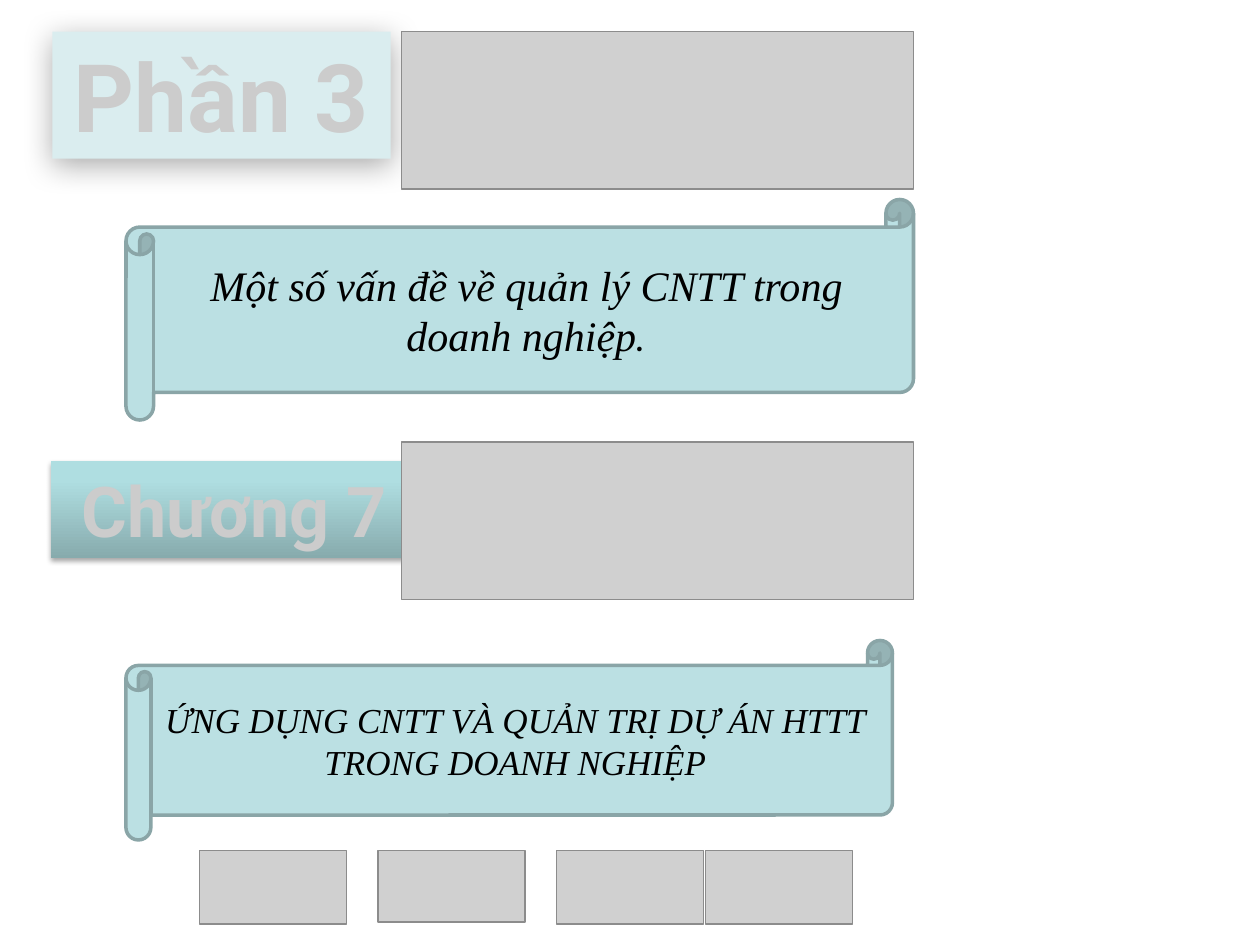
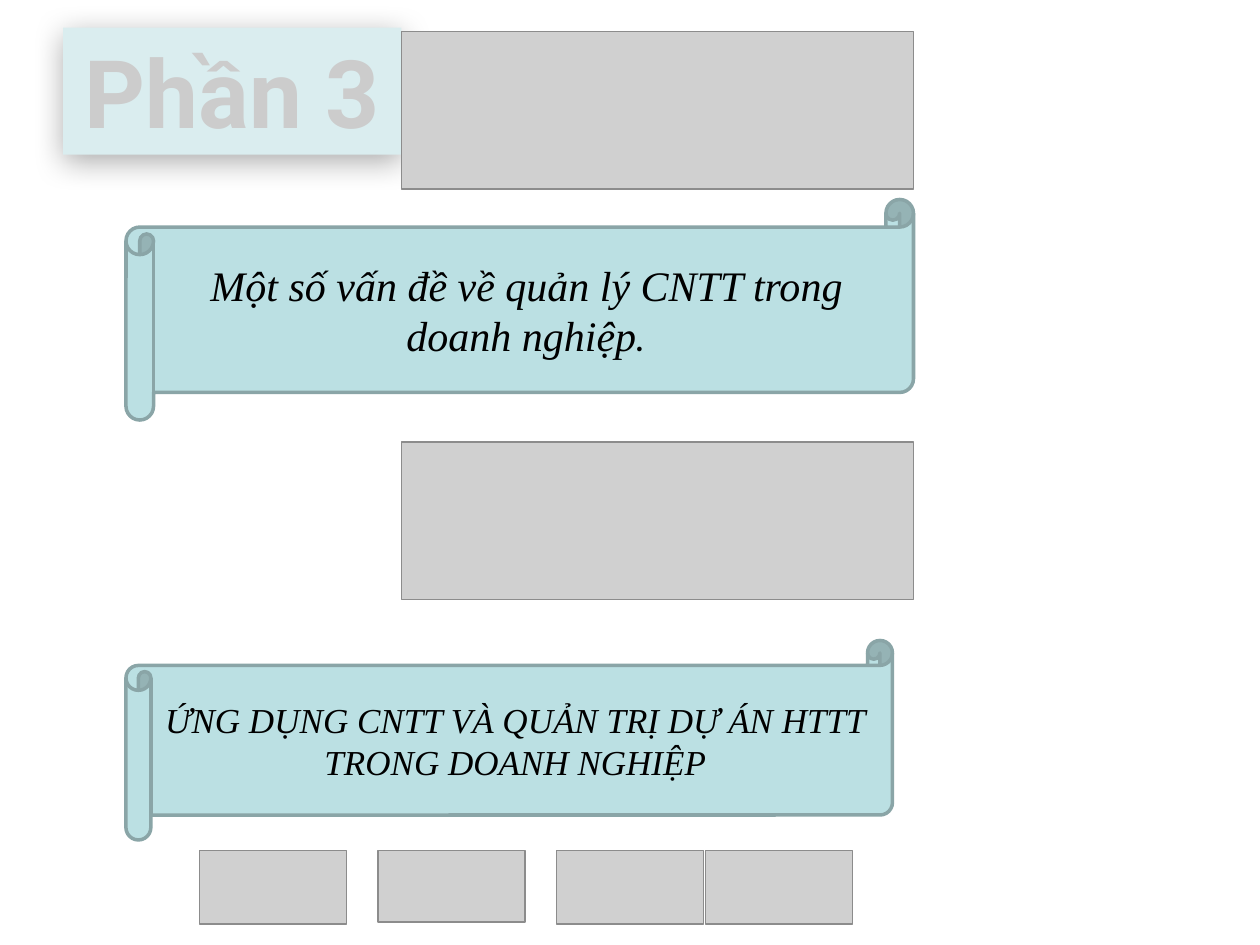
Before and after one commit to ngcdai/phattrienungdungweb, a slide deck: slide 29 of fullkoche.pptx (slide 20 before the commit). Drawn at 1260x945 pixels with LibreOffice and Linux fonts; fonts in the diff are those of the drawing; grey boxes stand for pictures; background and template pictures are left out. Boxes give left, top, right and bottom in pixels: in the first picture for what was removed or moved away, otherwise in the second. Text is boxed around its words. In the diff, an @@ line names an element or a change of style, - is before the commit and + after.

```diff
--- a/fullkoche.pptx
+++ b/fullkoche.pptx
@@ rectangle "Phần 3": place and size @@
-rectangle "Phần 3" at (53, 32, 391, 159)
+rectangle "Phần 3" at (63, 28, 401, 155)
@@ rectangle removed at (50, 461, 418, 558) @@
-Chương 7
```
Also in this commit, not shown: 4 other slides changed, 9 slides added.
